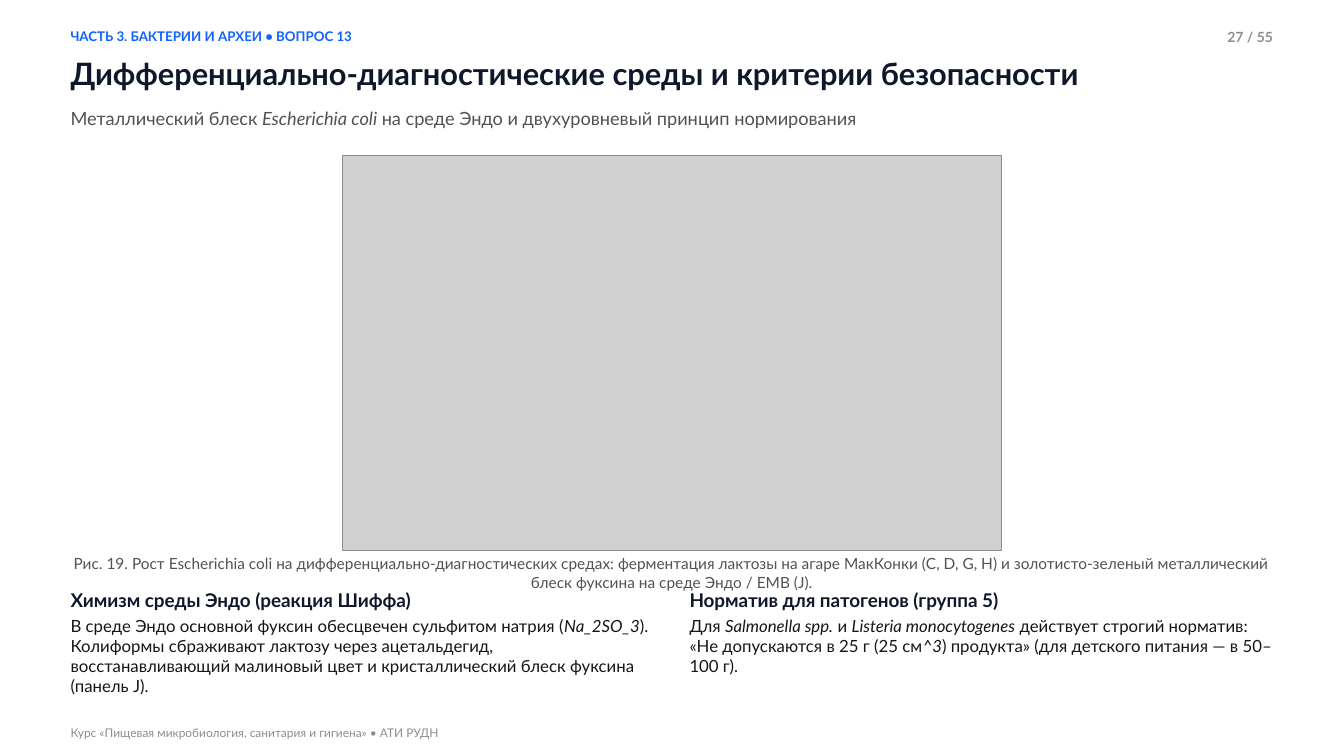
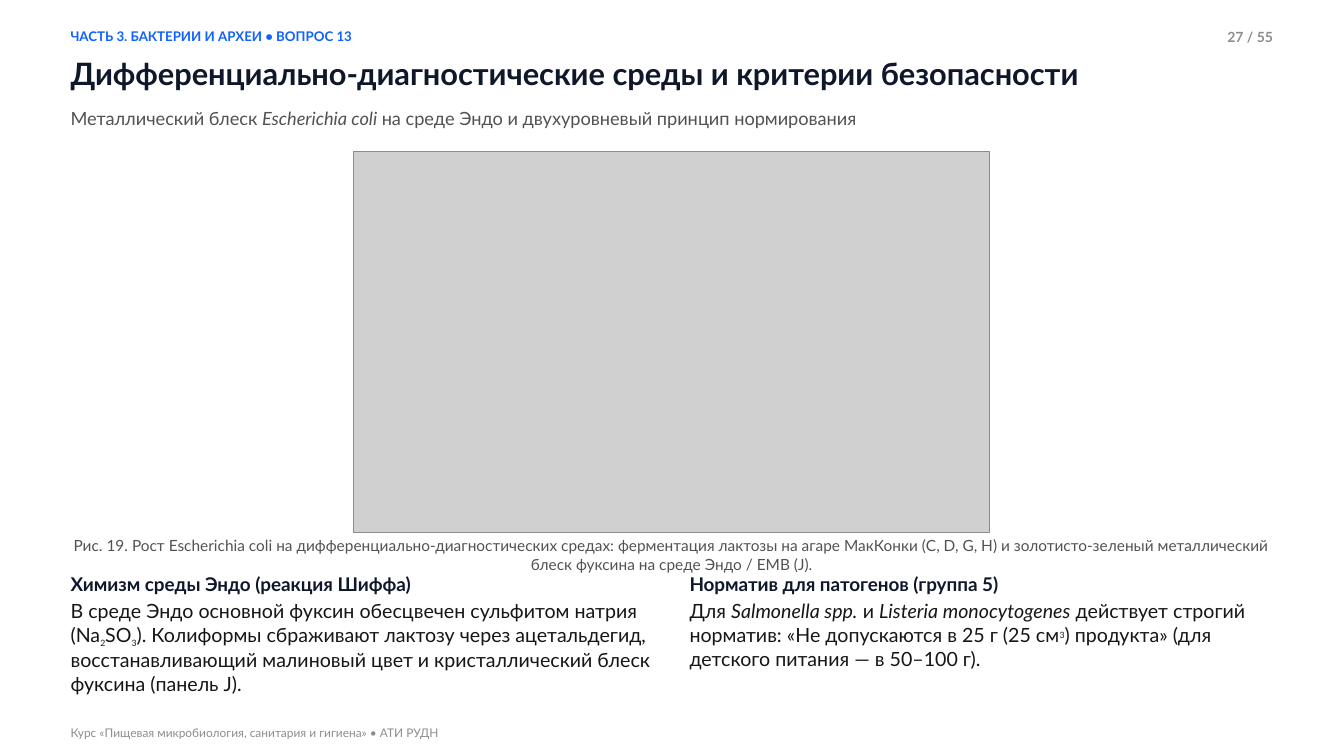
Before and after one commit to yaroslavtsevam/microbio-ati-rudn.github.io, a slide deck: slide 27 of assets/presentations/Lecture_02_Microbiology.pptx. Drawn at 1344x756 pixels with LibreOffice and Linux fonts; fonts in the diff are those of the drawing; grey boxes stand for pictures. Boxes give left, top, right and bottom in pixels: in the first picture for what was removed or moved away, otherwise in the second. Text is boxed around its words. In the diff, an @@ line names an element or a change of style, - is before the commit and + after.

Commit message:
Fix Lecture 2 presentation: enlarge body text in PPTX, fix math/chem formulas, transparent headerless SVG schemes, add 6 fungi illustrations

```diff
--- a/assets/presentations/Lecture_02_Microbiology.pptx
+++ b/assets/presentations/Lecture_02_Microbiology.pptx
@@ picture: place and size @@
-picture at <box>342,155,1001,551</box>
+picture at <box>354,151,990,532</box>
@@ text "Рис. 19. Рост Escherichia coli ...": place and size @@
-text "Рис. 19. Рост Escherichia coli ..." at <box>74,557,1268,591</box>
+text "Рис. 19. Рост Escherichia coli ..." at <box>74,539,1268,573</box>
@@ text "Химизм среды Эндо (реакция Шиффа)": place and size @@
-text "Химизм среды Эндо (реакция Шиффа)" at <box>71,592,648,695</box>
+text "Химизм среды Эндо (реакция Шиффа)" at <box>71,576,650,695</box>
@@ text "Норматив для патогенов (группа 5)": place and size @@
-text "Норматив для патогенов (группа 5)" at <box>690,592,1272,675</box>
+text "Норматив для патогенов (группа 5)" at <box>690,576,1245,670</box>
@@ text at <box>71,603,650,695</box>: text changed; size 12 to 14 pt @@
-В среде Эндо основной фуксин обесцвечен сульфитом натрия (Na_2SO_3). Колиформы сбраживают лактозу через ацетальдегид, восстанавливающий малиновый цвет и кристаллический блеск фуксина (панель J).
+В среде Эндо основной фуксин обесцвечен сульфитом натрия (Na2SO3). Колиформы сбраживают лактозу через ацетальдегид, восстанавливающий малиновый цвет и кристаллический блеск фуксина (панель J).
@@ text at <box>690,603,1245,670</box>: text changed; size 12 to 14 pt @@
-Для Salmonella spp. и Listeria monocytogenes действует строгий норматив: «Не допускаются в 25 г (25 см^3) продукта» (для детского питания — в 50–100 г).
+Для Salmonella spp. и Listeria monocytogenes действует строгий норматив: «Не допускаются в 25 г (25 см3) продукта» (для детского питания — в 50–100 г).
```
Also in this commit, not shown: 54 other slides changed, 20 other files.
